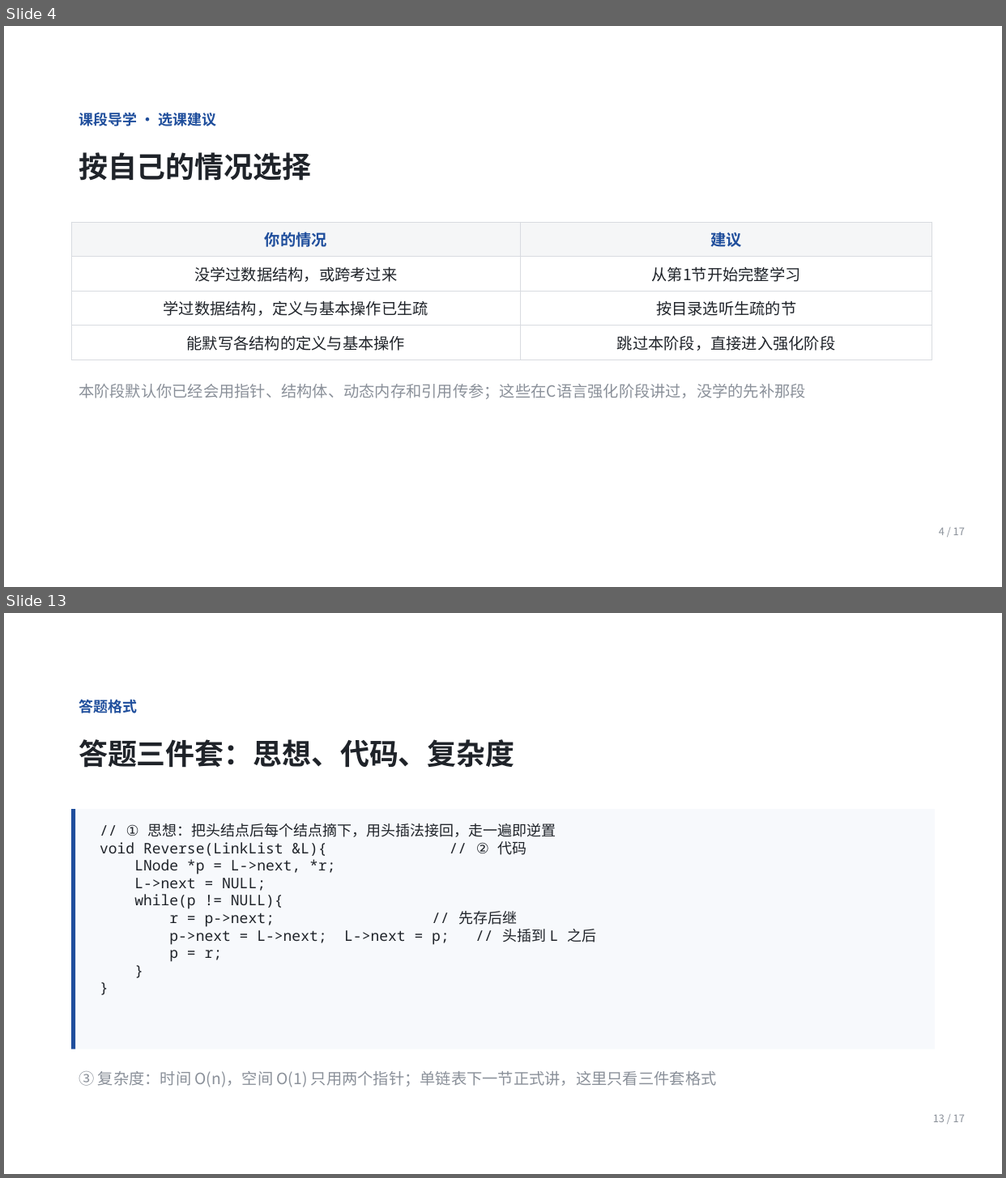
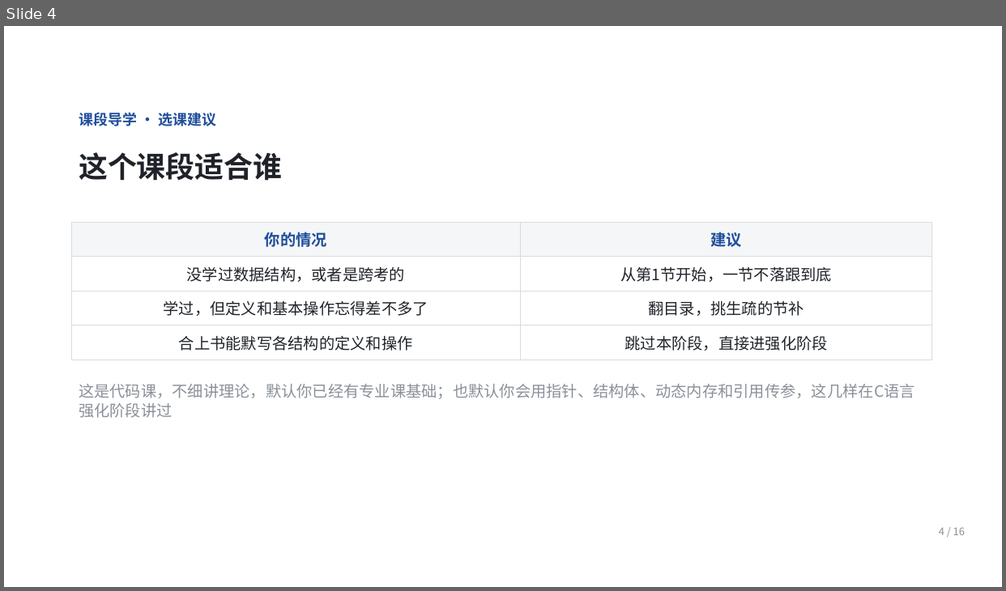
Before and after one commit to Ctrl1CandV/SpecialtyCourses, a slide deck: 课件/C2/C2-A-01/C2-A-01.pptx. Shown one above the other, each under a label of ours: slides 4 and 13 before the commit, slide 4 after it; the slides between them are not shown. The pictures are 1006x1178 and 1006x591 pixels, drawn with LibreOffice and Linux fonts; fonts in the diff are those of the drawing; background and template pictures are left out. Boxes give left, top, right and bottom in pixels: in the first picture for what was removed or moved away, otherwise in the second. Text is boxed around its words. In the diff, an @@ line names an element or a change of style, - is before the commit and + after.

```diff
--- a/课件/C2/C2-A-01/C2-A-01.pptx
+++ b/课件/C2/C2-A-01/C2-A-01.pptx
@@ slide 13 removed at (x1=4, y1=613, x2=1002, y2=1174), background picture (left out) @@
@@ text removed at (x1=79, y1=699, x2=137, y2=713) @@
-答题格式
@@ text removed at (x1=79, y1=739, x2=514, y2=768) @@
-答题三件套：思想、代码、复杂度
@@ rectangle removed at (x1=71, y1=809, x2=935, y2=1050) @@
@@ rectangle removed at (x1=71, y1=809, x2=76, y2=1050) @@
@@ text removed at (x1=100, y1=824, x2=596, y2=962) @@
-// ① 思想：把头结点后每个结点摘下，用头插法接回，走一遍即逆置
-void Reverse(LinkList &L){ // ② 代码
-LNode *p = L->next, *r;
-L->next = NULL;
-while(p != NULL){
-r = p->next; // 先存后继
-p->next = L->next; L->next = p; // 头插到 L 之后
-p = r;
-}
-}
@@ text removed at (x1=79, y1=1071, x2=716, y2=1088) @@
-③ 复杂度：时间 O(n)，空间 O(1) 只用两个指针；单链表下一节正式讲，这里只看三件套格式
@@ text removed at (x1=933, y1=1114, x2=965, y2=1122) @@
-13 / 17
@@ slide 4 changed as well @@
@@ text at (x1=79, y1=152, x2=282, y2=181): text changed @@
-按自己的情况选择
+这个课段适合谁
@@ table at (x1=71, y1=222, x2=932, y2=354) @@
-row 2, column 1: 没学过数据结构，或跨考过来
+row 2, column 1: 没学过数据结构，或者是跨考的
-row 2, column 2: 从第1节开始完整学习
+row 2, column 2: 从第1节开始，一节不落跟到底
-row 3, column 1: 学过数据结构，定义与基本操作已生疏
+row 3, column 1: 学过，但定义和基本操作忘得差不多了
-row 3, column 2: 按目录选听生疏的节
+row 3, column 2: 翻目录，挑生疏的节补
-row 4, column 1: 能默写各结构的定义与基本操作
+row 4, column 1: 合上书能默写各结构的定义和操作
-row 4, column 2: 跳过本阶段，直接进入强化阶段
+row 4, column 2: 跳过本阶段，直接进强化阶段
@@ text at (x1=79, y1=384, x2=915, y2=399): text changed @@
-本阶段默认你已经会用指针、结构体、动态内存和引用传参；这些在C语言强化阶段讲过，没学的先补那段
+这是代码课，不细讲理论，默认你已经有专业课基础；也默认你会用指针、结构体、动态内存和引用传参，这几样在C语言强化阶段讲过
@@ text at (x1=939, y1=527, x2=965, y2=535): text changed @@
-4 / 17
+4 / 16
```
Also in this commit, not shown: 9 other slides changed, 6 slides added, 6 other slides removed, 5 other files.
